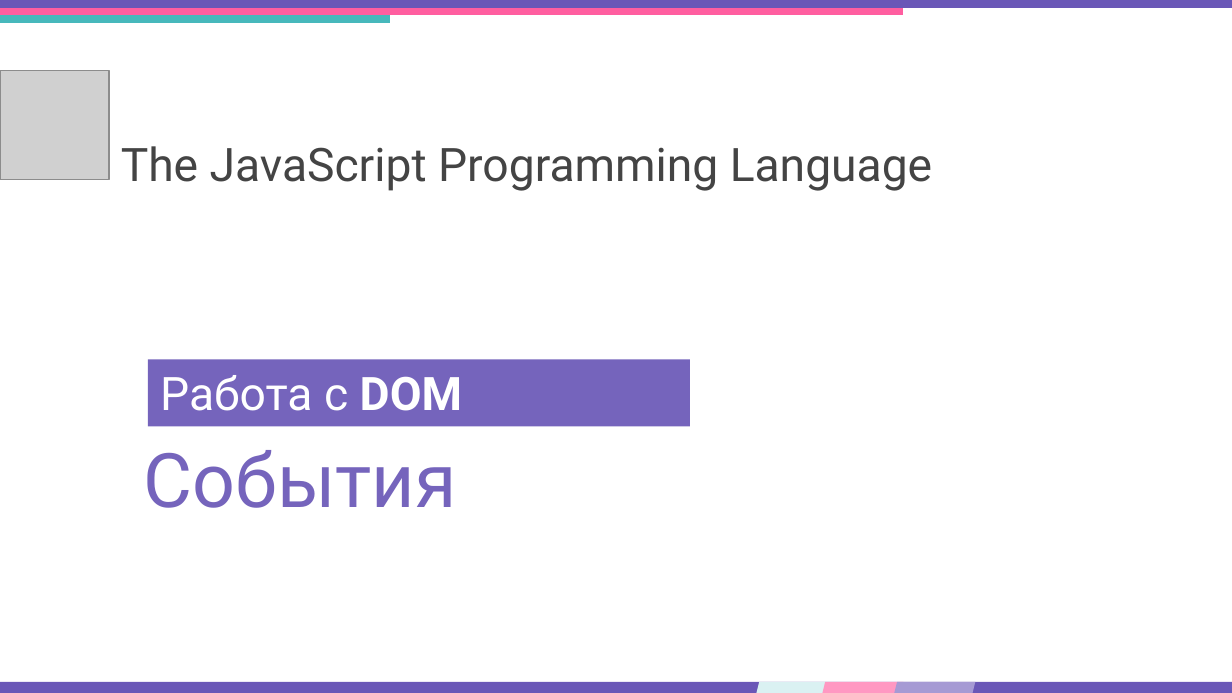
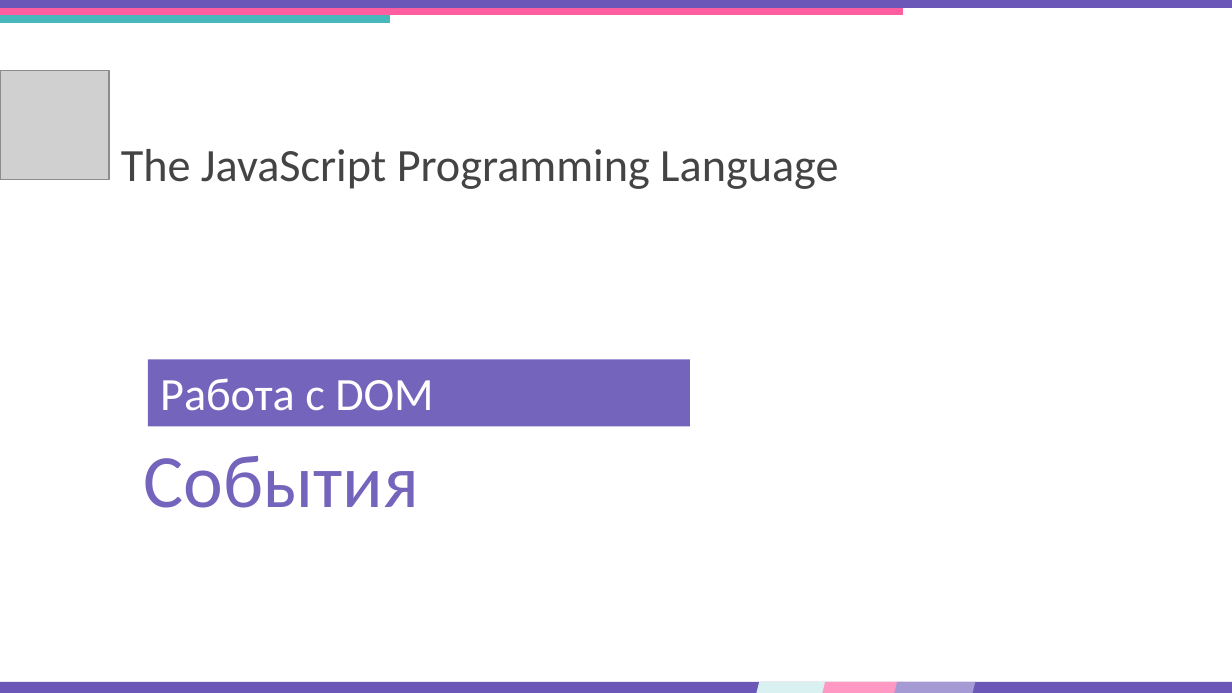
Before and after one commit to DinamickaDevelopment/ignite, a slide deck: slide 1 of JS/008_lesson/Presentation/events_1.pptx. Drawn at 1232x693 pixels with LibreOffice and Linux fonts; fonts in the diff are those of the drawing; grey boxes stand for pictures. Boxes give left, top, right and bottom in pixels: in the first picture for what was removed or moved away, otherwise in the second. Text is boxed around its words. In the diff, an @@ line names an element or a change of style, - is before the commit and + after.

```diff
--- a/JS/008_lesson/Presentation/events_1.pptx
+++ b/JS/008_lesson/Presentation/events_1.pptx
@@ text "The JavaScript Programming Language" at [121,149,838,189]: font Roboto to Calibri @@
@@ title "Работа с DOM" at [160,378,433,411]: font Roboto to Calibri; bold off in "DOM" @@
@@ text "События" at [144,456,419,508]: font Roboto to Calibri @@
```
Also in this commit, not shown: 4 other slides changed, 1 slide added, 18 other files.
